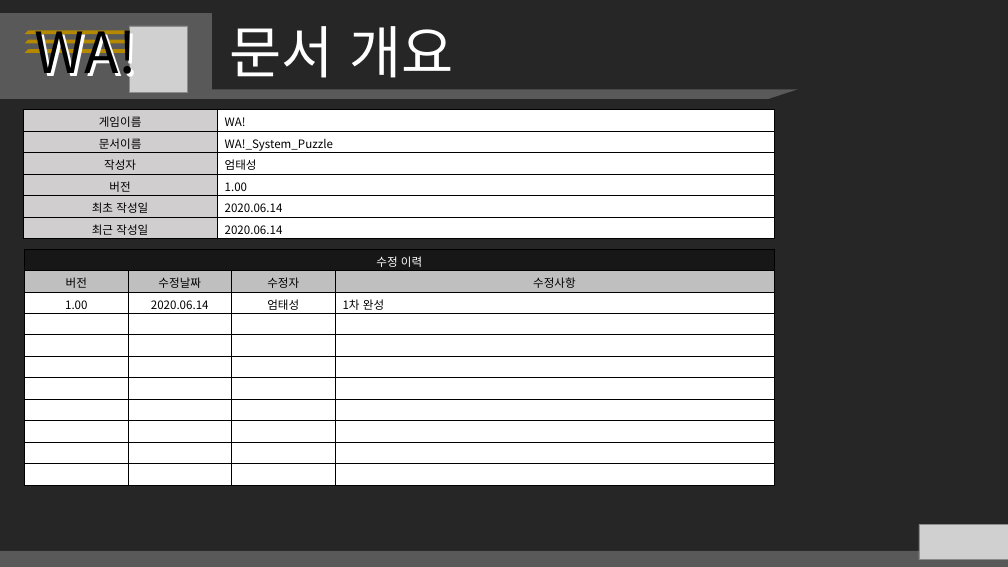
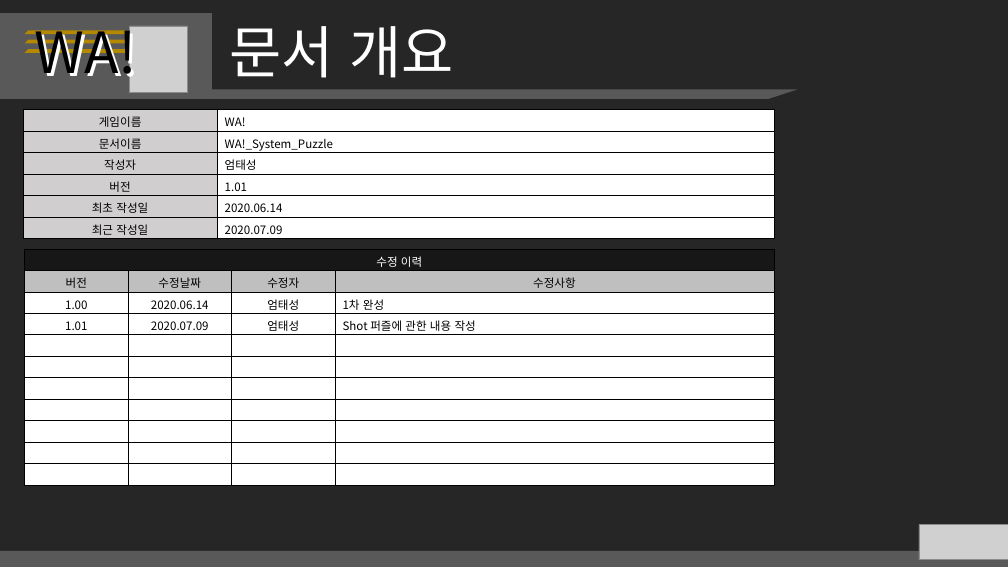
Before and after one commit to taeseongeom/WA, a slide deck: slide 3 of 기획서/WA!/System/WA!_System_Puzzle.pptx. Drawn at 1008x567 pixels with LibreOffice and Linux fonts; fonts in the diff are those of the drawing; grey boxes stand for pictures. Boxes give left, top, right and bottom in pixels: in the first picture for what was removed or moved away, otherwise in the second. Text is boxed around its words. In the diff, an @@ line names an element or a change of style, - is before the commit and + after.

```diff
--- a/기획서/WA!/System/WA!_System_Puzzle.pptx
+++ b/기획서/WA!/System/WA!_System_Puzzle.pptx
@@ table at box(23, 110, 775, 239) @@
-row 4, column 2: 1.00
+row 4, column 2: 1.01
-row 6, column 2: 2020.06.14
+row 6, column 2: 2020.07.09
@@ table at box(25, 249, 775, 485) @@
+row 4: 1.01 | 2020.07.09 | 엄태성 | Shot 퍼즐에 관한 내용 작성
-row 11:  |  |  | 
```
Also in this commit, not shown: 6 other slides changed, 2 slides added, 1 other file.
